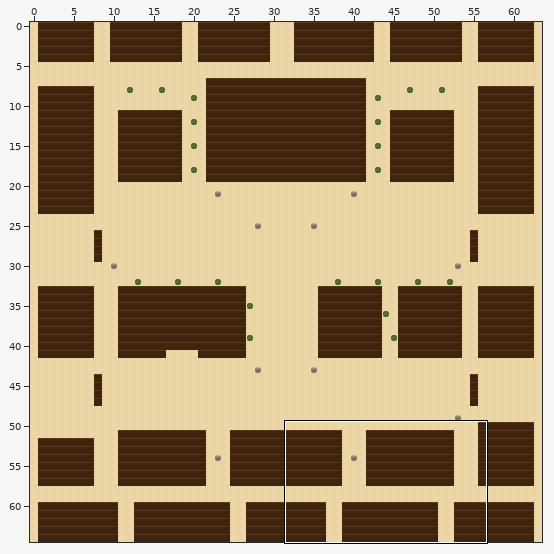
Tiled map (JSON): maps/city.tmj. The picture above shows the old version from afar; the outline marks the close-up.
Close-up. Before:
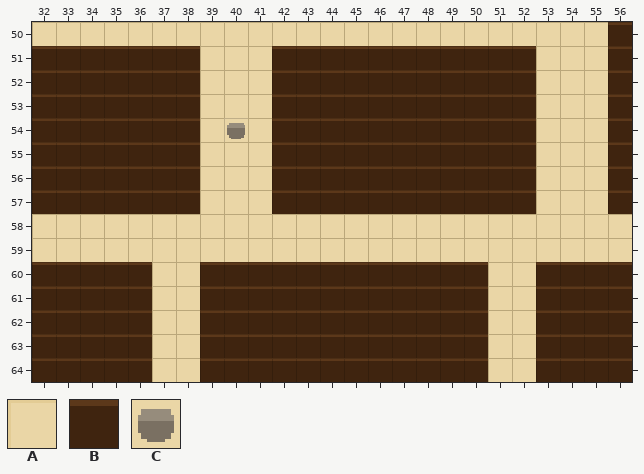
Cells are 16x16 px. Shown: x 32..56, y 50..64. The commit also changed other parts of the map, which this record leaves out.
Key: from "draft": A 0, B 1, C 4.
_ is an empty cell.
Layer "ground" before, first column x 32:
50 AAAAAAAAAAAAAAAAAAAAAAAAB
51 BBBBBBBAAABBBBBBBBBBBAAAB
52 BBBBBBBAAABBBBBBBBBBBAAAB
53 BBBBBBBAAABBBBBBBBBBBAAAB
54 BBBBBBBACABBBBBBBBBBBAAAB
55 BBBBBBBAAABBBBBBBBBBBAAAB
56 BBBBBBBAAABBBBBBBBBBBAAAB
57 BBBBBBBAAABBBBBBBBBBBAAAB
58 AAAAAAAAAAAAAAAAAAAAAAAAA
59 AAAAAAAAAAAAAAAAAAAAAAAAA
60 BBBBBAABBBBBBBBBBBBAABBBB
61 BBBBBAABBBBBBBBBBBBAABBBB
62 BBBBBAABBBBBBBBBBBBAABBBB
63 BBBBBAABBBBBBBBBBBBAABBBB
64 BBBBBAABBBBBBBBBBBBAABBBB
Once edited:
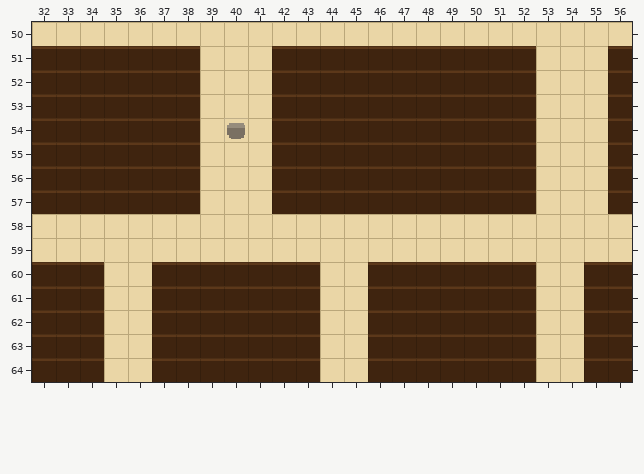
What changed:
Layer "ground":
y 50: x 56 B -> A
y 60..64: x 35..38 BBAA -> AABB; x 44..45 BB -> AA; x 51..54 AABB -> BBAA
Pixel boxes of the changes (left, top, right, bottom) in both close-ups:
changed: (608, 22, 632, 46)
changed: (104, 262, 200, 382)
changed: (320, 262, 368, 382)
changed: (488, 262, 584, 382)
